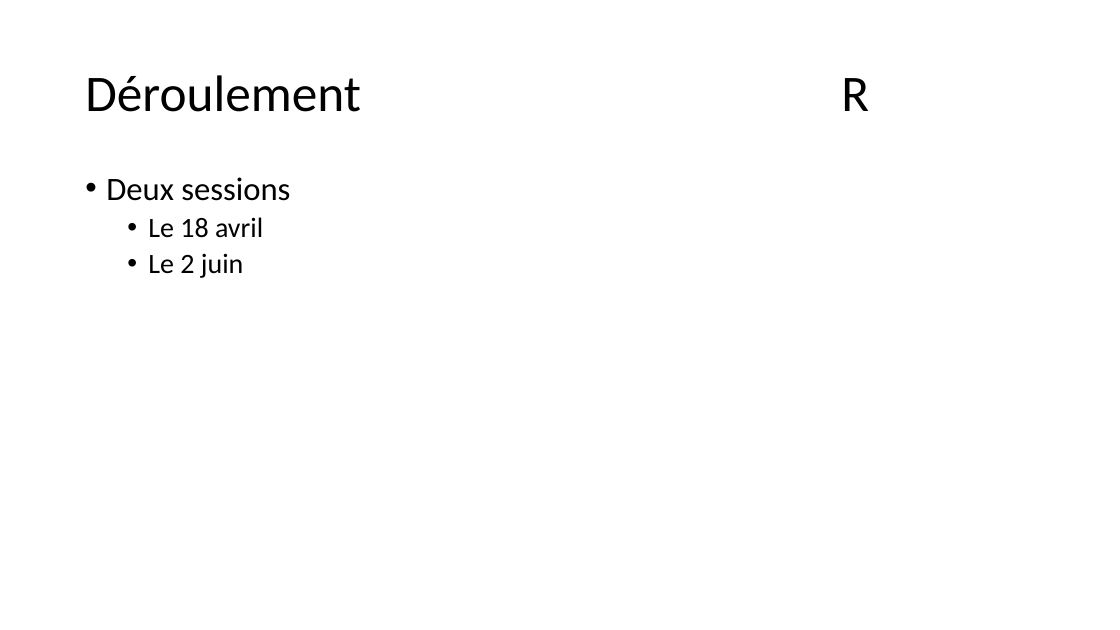
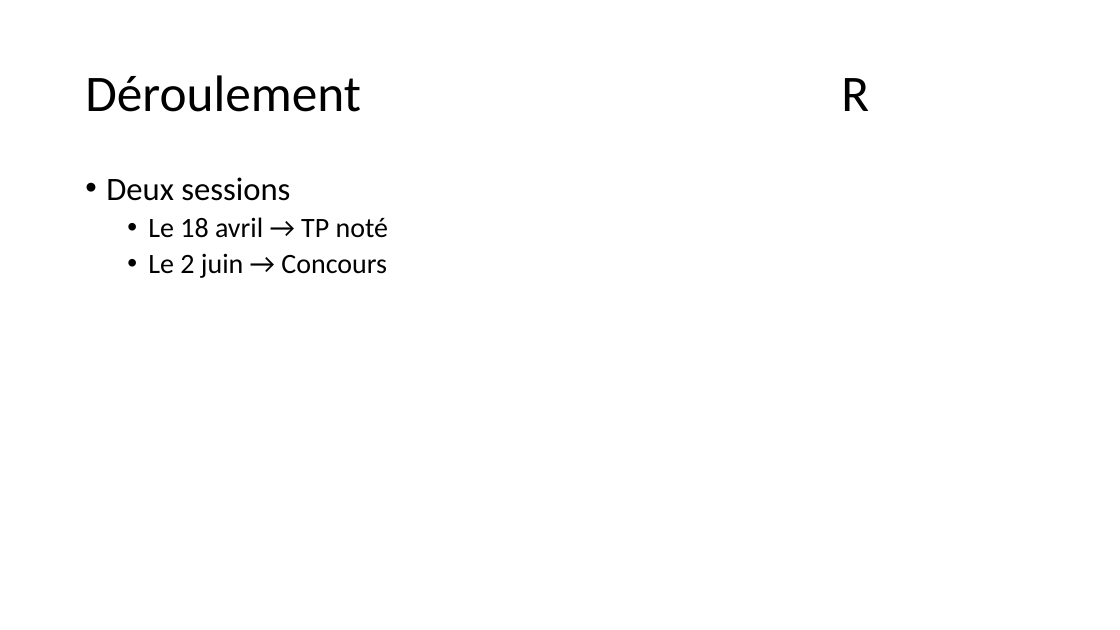
Before and after one commit to GRnice/ConcoursJuin, a slide deck: slide 7 of rapport/presentation.pptx. Drawn at 1120x630 pixels with LibreOffice and Linux fonts; fonts in the diff are those of the drawing. Boxes give left, top, right and bottom in pixels: in the first picture for what was removed or moved away, otherwise in the second. Text is boxed around its words. In the diff, an @@ line names an element or a change of style, - is before the commit and + after.

```diff
--- a/rapport/presentation.pptx
+++ b/rapport/presentation.pptx
@@ text at bbox=[148, 217, 388, 278]: text changed @@
-  • Le 18 avril
-  • Le 2 juin
+  • Le 18 avril → TP noté
+  • Le 2 juin → Concours
```
Also in this commit, not shown: 3 other slides changed.
